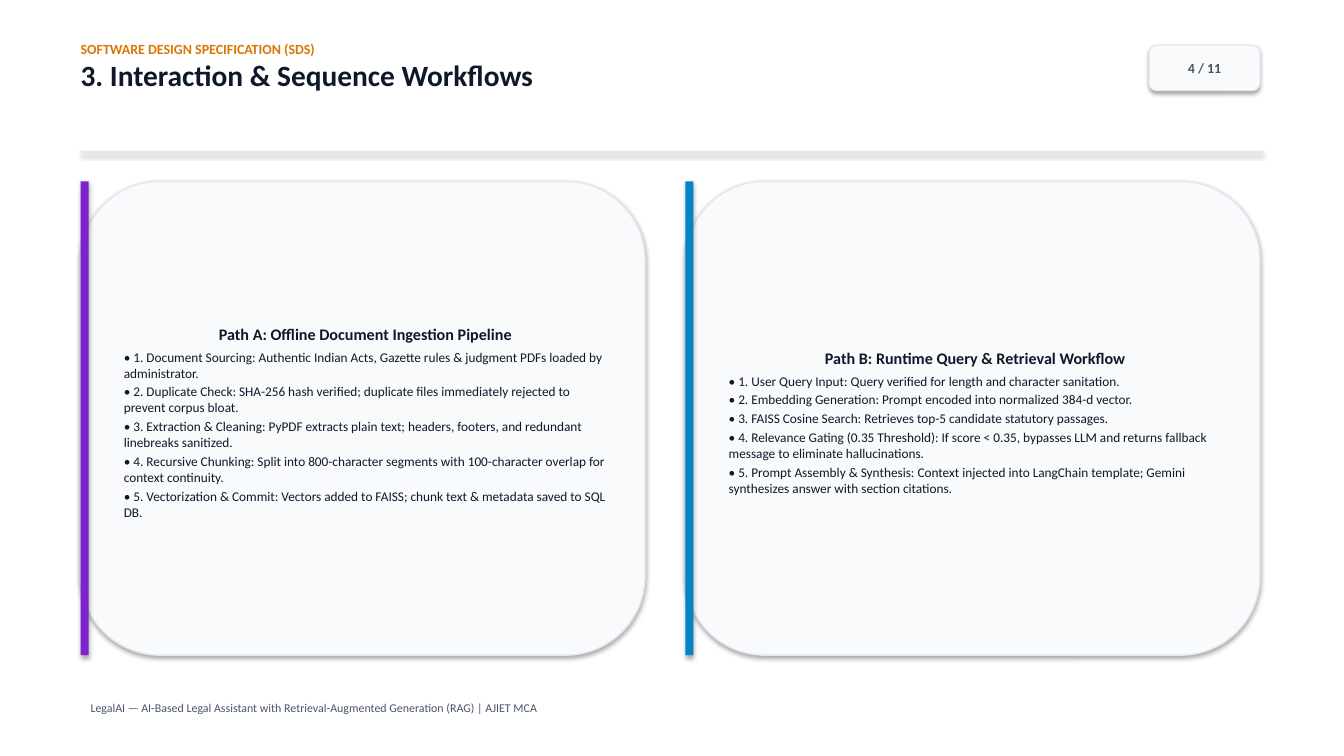
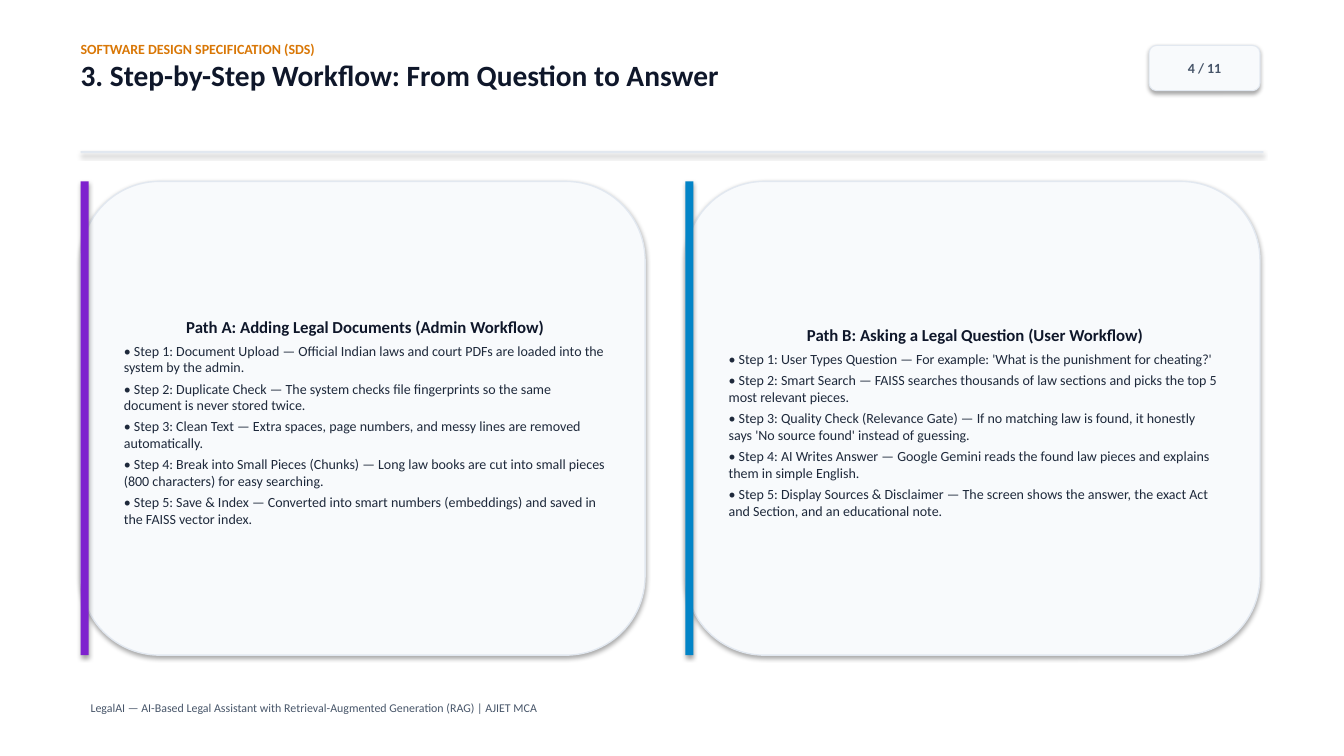
Before and after one commit to lekhanleku/Legal_AI, a slide deck: slide 4 of LegalAI_MCA_Presentation.pptx. Drawn at 1344x756 pixels with LibreOffice and Linux fonts; fonts in the diff are those of the drawing. Boxes give left, top, right and bottom in pixels: in the first picture for what was removed or moved away, otherwise in the second. Text is boxed around its words. In the diff, an @@ line names an element or a change of style, - is before the commit and + after.

```diff
--- a/LegalAI_MCA_Presentation.pptx
+++ b/LegalAI_MCA_Presentation.pptx
@@ text at [81,65,718,91]: text changed @@
-3. Interaction & Sequence Workflows
+3. Step-by-Step Workflow: From Question to Answer
@@ text in rounded rectangle at [124,320,605,524]: text changed; size 9.5 to 10 pt; text colour #0F172A to #1E293B @@
-Path A: Offline Document Ingestion Pipeline
-• 1. Document Sourcing: Authentic Indian Acts, Gazette rules & judgment PDFs loaded by administrator.
-• 2. Duplicate Check: SHA-256 hash verified; duplicate files immediately rejected to prevent corpus bloat.
-• 3. Extraction & Cleaning: PyPDF extracts plain text; headers, footers, and redundant linebreaks sanitized.
-• 4. Recursive Chunking: Split into 800-character segments with 100-character overlap for context continuity.
-• 5. Vectorization & Commit: Vectors added to FAISS; chunk text & metadata saved to SQL DB.
+Path A: Adding Legal Documents (Admin Workflow)
+• Step 1: Document Upload — Official Indian laws and court PDFs are loaded into the system by the admin.
+• Step 2: Duplicate Check — The system checks file fingerprints so the same document is never stored twice.
+• Step 3: Clean Text — Extra spaces, page numbers, and messy lines are removed automatically.
+• Step 4: Break into Small Pieces (Chunks) — Long law books are cut into small pieces (800 characters) for easy searching.
+• Step 5: Save & Index — Converted into smart numbers (embeddings) and saved in the FAISS vector index.
@@ text in rounded rectangle at [729,328,1217,518]: text changed; size 9.5 to 10 pt; text colour #0F172A to #1E293B @@
-Path B: Runtime Query & Retrieval Workflow
-• 1. User Query Input: Query verified for length and character sanitation.
-• 2. Embedding Generation: Prompt encoded into normalized 384-d vector.
-• 3. FAISS Cosine Search: Retrieves top-5 candidate statutory passages.
-• 4. Relevance Gating (0.35 Threshold): If score < 0.35, bypasses LLM and returns fallback message to eliminate hallucinations.
-• 5. Prompt Assembly & Synthesis: Context injected into LangChain template; Gemini synthesizes answer with section citations.
+Path B: Asking a Legal Question (User Workflow)
+• Step 1: User Types Question — For example: 'What is the punishment for cheating?'
+• Step 2: Smart Search — FAISS searches thousands of law sections and picks the top 5 most relevant pieces.
+• Step 3: Quality Check (Relevance Gate) — If no matching law is found, it honestly says 'No source found' instead of guessing.
+• Step 4: AI Writes Answer — Google Gemini reads the found law pieces and explains them in simple English.
+• Step 5: Display Sources & Disclaimer — The screen shows the answer, the exact Act and Section, and an educational note.
```
Also in this commit, not shown: 10 other slides changed, 48 other files.
